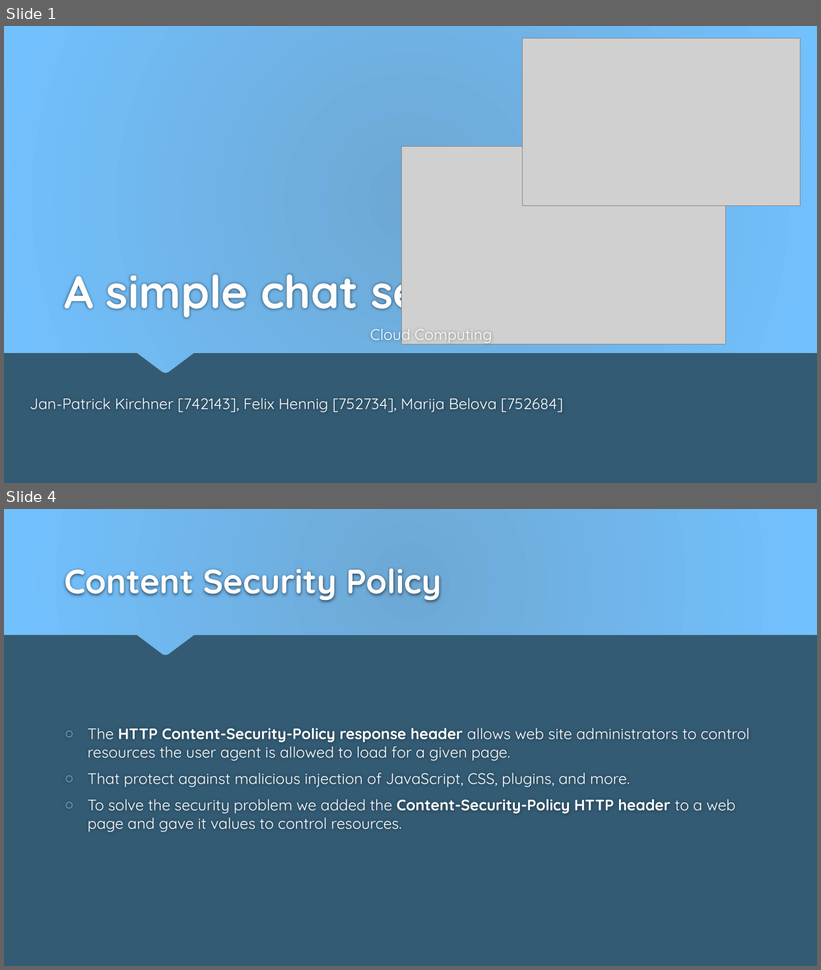
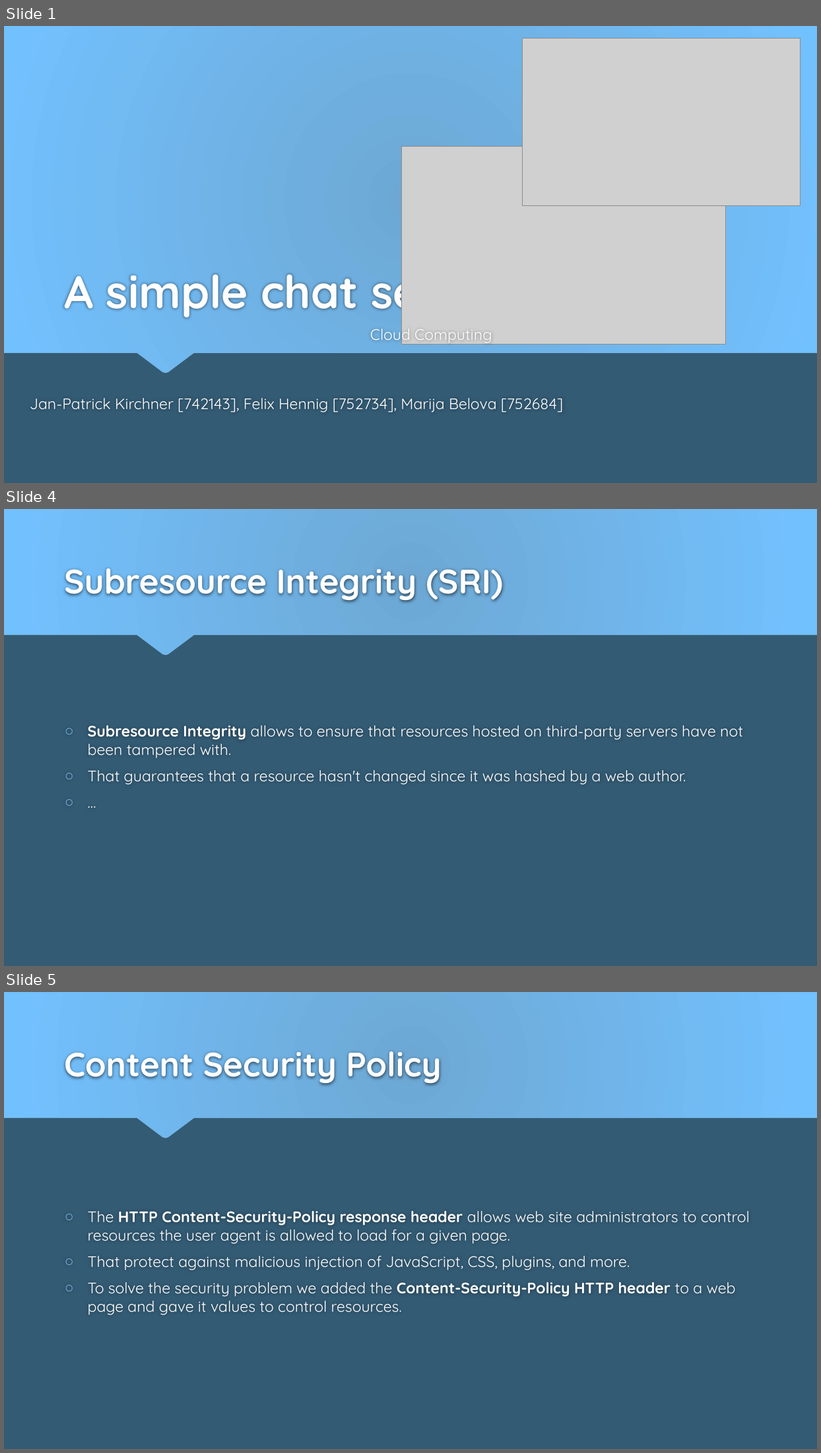
Before and after one commit to FelixHen/SCIBM, a slide deck: Presentation3/MarijaBelova752684_Jan-PatrickKirchner742143_FelixHennig752734.pptx. Shown one above the other, each under a label of ours: slides 1 and 4 before the commit, slides 1, 4 and 5 after it; the slides between them are not shown. The pictures are 821x970 and 821x1453 pixels, drawn with LibreOffice and Linux fonts; fonts in the diff are those of the drawing; grey boxes stand for pictures. Boxes give left, top, right and bottom in pixels: in the first picture for what was removed or moved away, otherwise in the second. Text is boxed around its words. In the diff, an @@ line names an element or a change of style, - is before the commit and + after.

```diff
--- a/Presentation3/MarijaBelova752684_Jan-PatrickKirchner742143_FelixHennig752734.pptx
+++ b/Presentation3/MarijaBelova752684_Jan-PatrickKirchner742143_FelixHennig752734.pptx
@@ slide 4 added at [4, 509, 817, 966], background #335B74; not listed: 1 template element that a slide beside it also shows @@
@@ title added at [64, 568, 504, 603], 40 pt, text #FEFEFE, bold @@
+Subresource Integrity (SRI)
@@ text added at [88, 725, 743, 785], 18 pt, text #FFFFFF @@
+○ Subresource Integrity allows to ensure that resources hosted on third-party servers have not been tampered with.
+○ That guarantees that a resource hasn't changed since it was hashed by a web author.
+○ …
@@ what was slide 4 is now slide 5 @@
```
Also in this commit, not shown: 2 slides changed, 2 other files.
